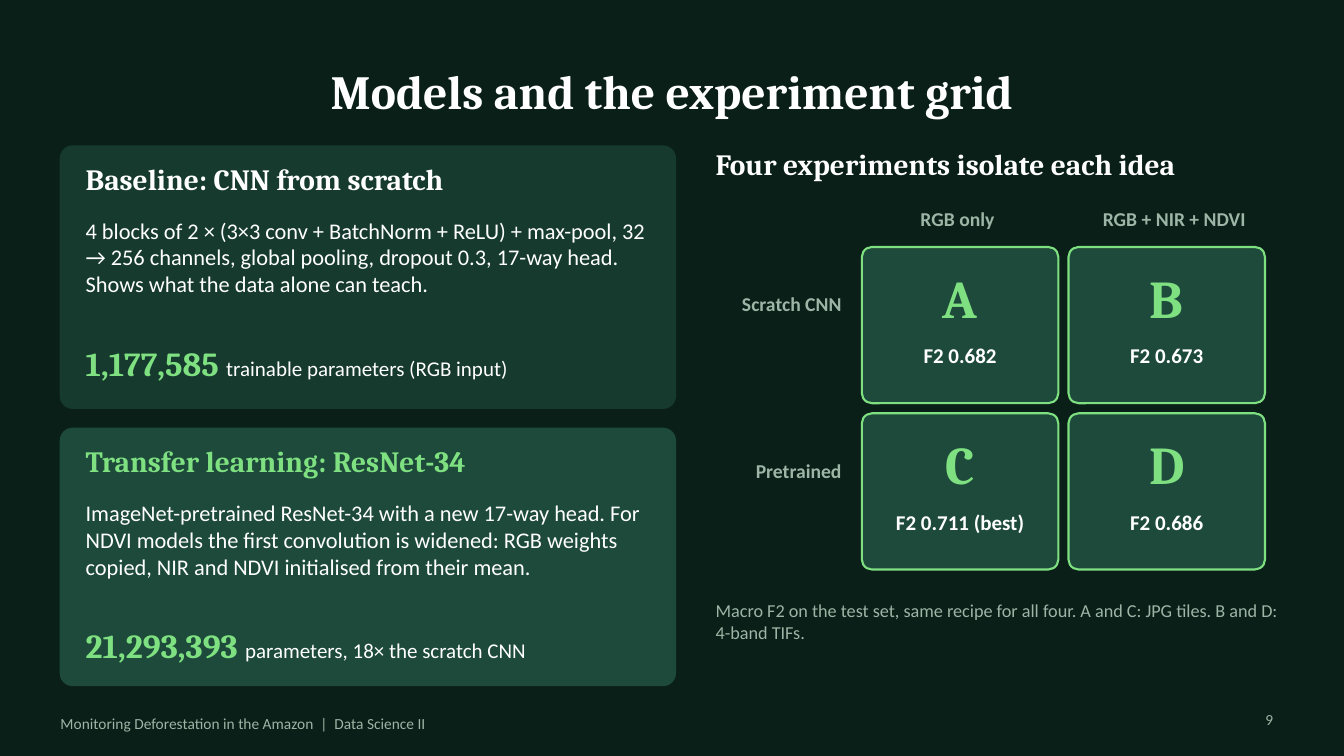
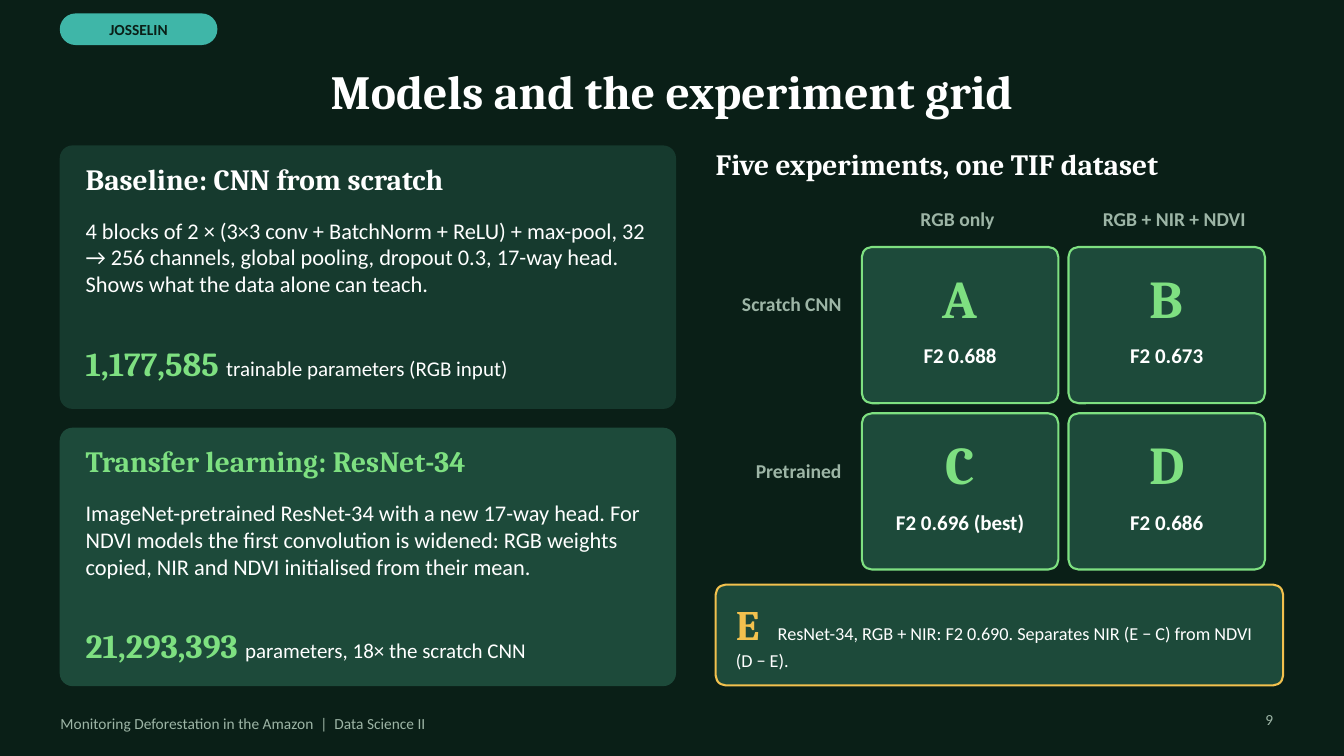
Before and after one commit to MehrabAzan/Amazon-Deforestation, a slide deck: slide 9 of Amazon_Deforestation_DeepLearning.pptx. Drawn at 1344x756 pixels with LibreOffice and Linux fonts; fonts in the diff are those of the drawing. Boxes give left, top, right and bottom in pixels: in the first picture for what was removed or moved away, otherwise in the second. Text is boxed around its words. In the diff, an @@ line names an element or a change of style, - is before the commit and + after.

```diff
--- a/Amazon_Deforestation_DeepLearning.pptx
+++ b/Amazon_Deforestation_DeepLearning.pptx
@@ rounded rectangle added at <box>60,14,217,44</box>, fill #3FB6A8, outline #3FB6A8 1 pt @@
@@ text added at <box>109,25,167,35</box>, 11 pt, text #0A1F17, bold @@
+JOSSELIN
@@ text at <box>716,154,1158,182</box>: text changed @@
-Four experiments isolate each idea
+Five experiments, one TIF dataset
@@ text at <box>924,348,996,363</box>: text changed @@
-F2 0.682
+F2 0.688
@@ text at <box>896,514,1024,533</box>: text changed @@
-F2 0.711 (best)
+F2 0.696 (best)
@@ rounded rectangle: place and size @@
-rounded rectangle at <box>716,604,1277,639</box>
+rounded rectangle at <box>716,585,1284,686</box>
@@ rounded rectangle at <box>716,585,1284,686</box>: fill none to #1D4A3A; outline none to #F2C14E 1.5 pt @@
@@ text in rounded rectangle at <box>716,604,1277,639</box>: text removed @@
-Macro F2 on the test set, same recipe for all four. A and C: JPG tiles. B and D: 4-band TIFs.
@@ text added at <box>736,612,1252,670</box>, 13 pt, text #FFFFFF @@
+E ResNet-34, RGB + NIR: F2 0.690. Separates NIR (E − C) from NDVI (D − E).
```
Also in this commit, not shown: 23 other slides changed, 1 slide added, 1 slide removed.
